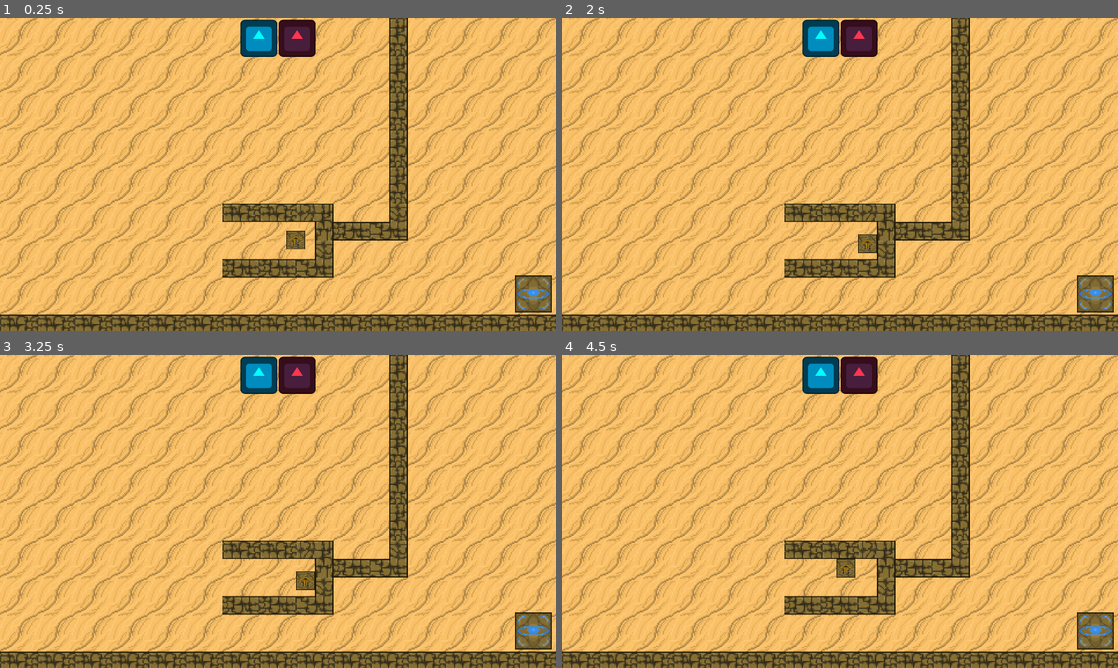
Above: before the commit, frames 1-4 (two rows, left to right).
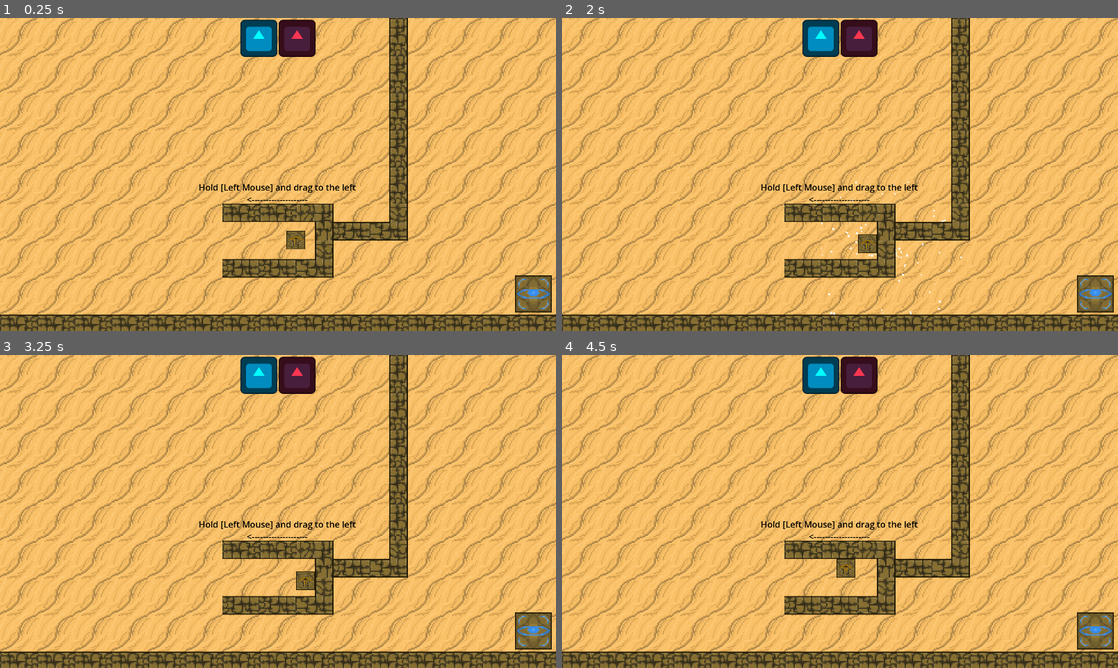
Above: after the commit, the same moments.

Repository: Kaczs/school-jam
Game: Godot game, scene res://Scenes/Levels/level1.tscn
The game is run twice, just before and just after one commit, with the same random seed, the same clock (stepped at 60 frames per second) and the same inputs. The engine's default icon, where the game draws it, is replaced by a stand-in: a white triangle on a blue panel in a dark square.
Inputs (mouse positions are in pixels of both pictures, inside the frame that each line leads up to):
- Up to frame 1 (0.25 s): no input
- Up to frame 2 (2 s): tap Enter at 0.5 s; move the mouse to (962, 158) at 0.52 s; press the mouse at (962, 158) at 0.53 s; tap 1 (local_wind) at 0.6 s; release the mouse at (962, 158) at 1.25 s; tap Space at 1.25 s; drag from (728, 190) to (856, 240) at 1.27 s
- Up to frame 3 (3.25 s): move the mouse to (333, 442) at 2.02 s; press the mouse at (333, 442) at 2.03 s; tap 2 (global_wind) at 2.1 s; release the mouse at (333, 442) at 2.75 s; drag from (250, 574) to (111, 464) at 2.77 s
- Up to frame 4 (4.5 s): move the mouse to (1006, 558) at 3.52 s; press the mouse at (1006, 558) at 3.53 s; release the mouse at (1006, 558) at 4.25 s; drag from (673, 464) to (845, 567) at 4.27 s

The runs differ from the first frame. In frame 1, 0.3% of the frame differs, in the area x 35-64%, y 53-59%; in frame 2, 0.4%, in the area x 35-72%, y 50-95%; in frame 3, 0.3%; in frame 4, 0.3%.

Commit message:
wind particles, in direction dependent of direction of wind

Diff:
--- /dev/null
+++ b/Assets/Particles/local_wind_particles.tscn
@@ -0,0 +1,20 @@
+[gd_scene format=3 uid="uid://cvynqb4f5uf8n"]
+
+[sub_resource type="ParticleProcessMaterial" id="ParticleProcessMaterial_aq4jw"]
+particle_flag_disable_z = true
+emission_shape = 1
+emission_sphere_radius = 300.0
+direction = Vector3(-1, 0, 0)
+spread = 0.0
+initial_velocity_min = 700.0
+initial_velocity_max = 700.0
+gravity = Vector3(0, 0, 0)
+scale_min = 3.0
+scale_max = 7.0
+
+[node name="LocalWindParticles" type="GPUParticles2D" unique_id=1416111748]
+emitting = false
+amount = 300
+lifetime = 0.5
+one_shot = true
+process_material = SubResource("ParticleProcessMaterial_aq4jw")
--- a/Scenes/Levels/level1.tscn
+++ b/Scenes/Levels/level1.tscn
@@ -38,6 +38,7 @@
 tile_set = ExtResource("7_20uw2")
 
 [node name="WindController" parent="." unique_id=1545098080 instance=ExtResource("1_7u4ml")]
+local_size = 400.0
 
 [node name="NavigationRegion2D" type="NavigationRegion2D" parent="." unique_id=25979891]
 position = Vector2(-1, 7)
@@ -111,6 +112,17 @@
 [node name="WindComponent" parent="BallistaTower" unique_id=1070236565 instance=ExtResource("12_ryjqc")]
 visible = false
 
+[node name="RichTextLabel" type="RichTextLabel" parent="." unique_id=666371383]
+offset_left = 677.0
+offset_top = 563.0
+offset_right = 1238.0
+offset_bottom = 692.0
+theme_override_colors/default_color = Color(0, 0, 0, 1)
+theme_override_font_sizes/normal_font_size = 30
+text = "Hold [Left Mouse] and drag to the left
+<--------------------"
+horizontal_alignment = 1
+
 [connection signal="body_entered" from="BallistaTower/AttackRange" to="BallistaTower" method="_on_attack_range_body_entered"]
 [connection signal="body_exited" from="BallistaTower/AttackRange" to="BallistaTower" method="_on_attack_range_body_exited"]
 [connection signal="timeout" from="BallistaTower/Cooldown" to="BallistaTower" method="_on_cooldown_timeout"]
--- a/Scenes/wind_controller.tscn
+++ b/Scenes/wind_controller.tscn
@@ -1,6 +1,9 @@
 [gd_scene format=3 uid="uid://bojvjttovmt8"]
 
 [ext_resource type="Script" uid="uid://cfrsw10k6762u" path="res://Scripts/wind_controller.gd" id="1_a0rca"]
+[ext_resource type="PackedScene" uid="uid://cvynqb4f5uf8n" path="res://Assets/Particles/local_wind_particles.tscn" id="2_w1irw"]
 
 [node name="WindController" type="Node2D" unique_id=1545098080]
 script = ExtResource("1_a0rca")
+
+[node name="LocalWindParticles" parent="." unique_id=1416111748 instance=ExtResource("2_w1irw")]
--- a/Scripts/wind_controller.gd
+++ b/Scripts/wind_controller.gd
@@ -6,6 +6,7 @@
 var drag_direction = Vector2(0, 0)
 var accumulated_drag = Vector2.ZERO
 var local_wind_mode = true
+@onready var local_wind_particles:GPUParticles2D = $LocalWindParticles
 
 func _process(_delta):
 	if Input.is_action_just_pressed("local_wind"):
@@ -23,9 +24,11 @@
 	# Once we release the button act on that motion
 	if Input.is_action_just_released("wind"):
 		drag_direction = accumulated_drag.normalized()
+		# If they didnt actually drag their mouse, dont do anything
+		if drag_direction == Vector2(0, 0):
+			return
 		if local_wind_mode == false:
 			global_wind(drag_direction)
-		# if in local wind mode
 		else:
 			local_wind(drag_direction)
 		accumulated_drag = Vector2.ZERO
@@ -45,3 +48,11 @@
 		if target.global_position.distance_to(get_viewport().get_mouse_position()) <= local_size:
 			#print("Target distance: ", target.global_position.distance_to(get_viewport().get_mouse_position()))
 			target.parent_body.apply_force(direction * (wind_force*1.7))
+	# We wanna create particles even if the player isnt pushing anything
+	create_local_wind_particles(direction)
+
+func create_local_wind_particles(direction:Vector2):
+	local_wind_particles.global_position = get_viewport().get_mouse_position()
+	var process_mat:ParticleProcessMaterial = local_wind_particles.process_material
+	process_mat.direction = Vector3(direction.x, direction.y, 0.0)
+	local_wind_particles.emitting = true
